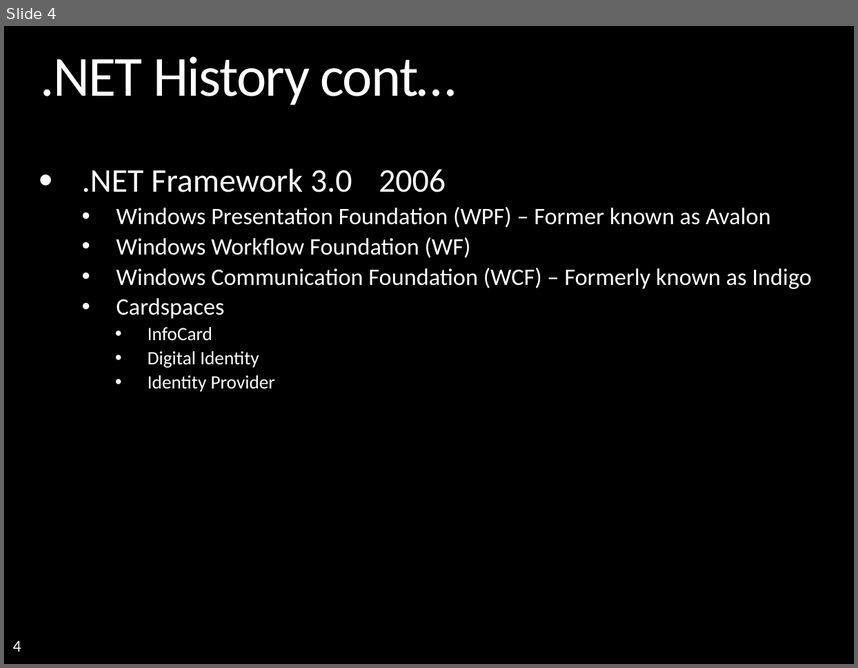
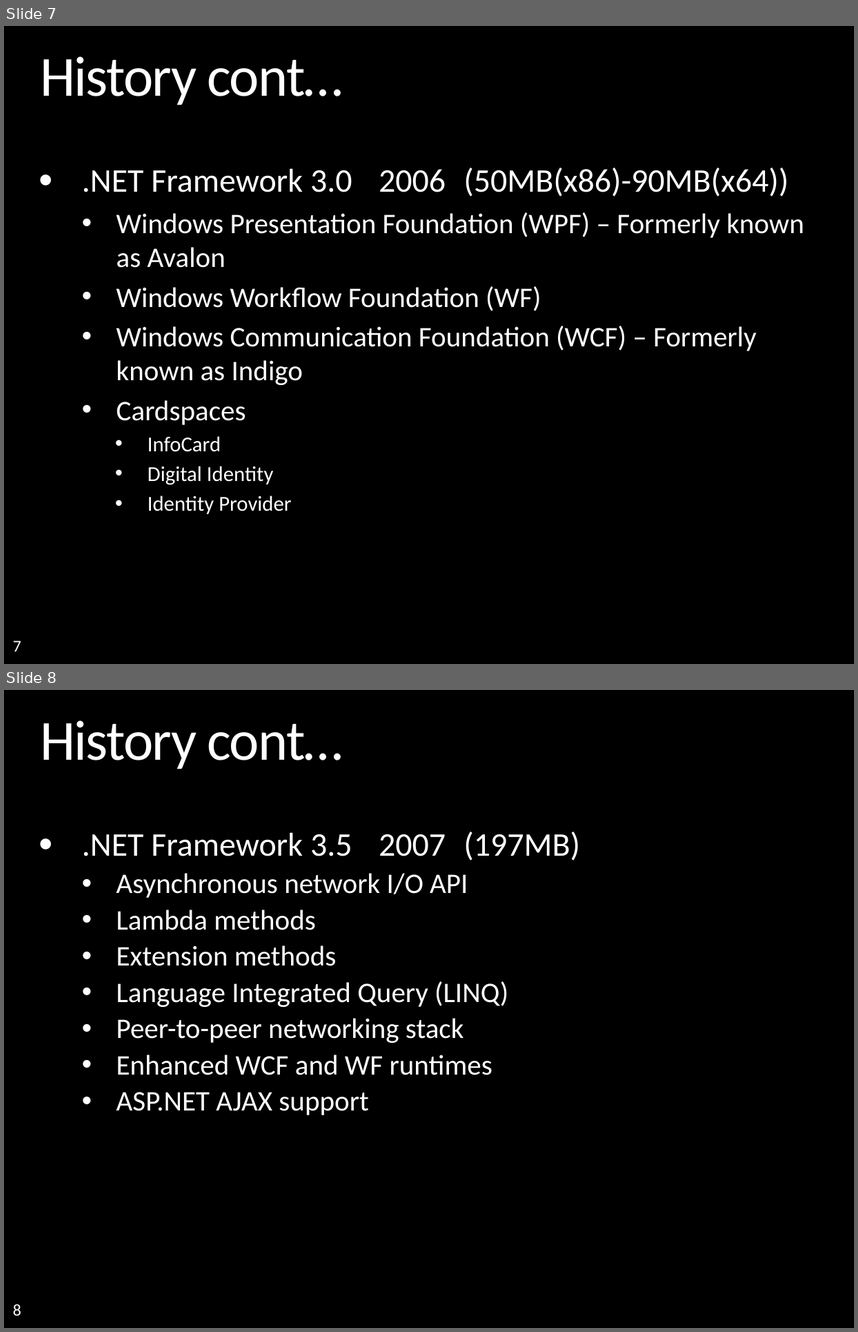
Before and after one commit to mattincode/teched2008, a slide deck: presentations/dotNET FW/TechEd - dotNET.pptx. Shown one above the other, each under a label of ours: slide 4 before the commit, slides 7 and 8 after it. The pictures are 858x668 and 858x1332 pixels, drawn with LibreOffice and Linux fonts; fonts in the diff are those of the drawing; background and template pictures are left out. Boxes give left, top, right and bottom in pixels: in the first picture for what was removed or moved away, otherwise in the second. Text is boxed around its words. In the diff, an @@ line names an element or a change of style, - is before the commit and + after.

```diff
--- a/presentations/dotNET FW/TechEd - dotNET.pptx
+++ b/presentations/dotNET FW/TechEd - dotNET.pptx
@@ slide 8 added at [4, 690, 854, 1328], background picture (left out); not listed: 1 template element that a slide beside it also shows @@
@@ title added at [40, 720, 343, 769], 48 pt, text #FFFFFF @@
+History cont…
@@ text added at [82, 831, 580, 1115], 24 pt, text #FFFFFF @@
+• .NET Framework 3.5 2007 (197MB)
+  • Asynchronous network I/O API
+  • Lambda methods
+  • Extension methods
+  • Language Integrated Query (LINQ)
+  • Peer-to-peer networking stack
+  • Enhanced WCF and WF runtimes
+  • ASP.NET AJAX support
@@ what was slide 4 is now slide 7 @@
@@ slide 7 changed as well @@
@@ title at [40, 56, 343, 105]: text changed @@
-.NET History cont…
+History cont…
@@ text at [82, 167, 804, 267]: text changed; size 20 to 24 pt @@
-• .NET Framework 3.0 2006
-  • Windows Presentation Foundation (WPF) – Former known as Avalon
+• .NET Framework 3.0 2006 (50MB(x86)-90MB(x64))
+  • Windows Presentation Foundation (WPF) – Formerly known as Avalon
@@ text at [116, 286, 757, 514]: size 20 to 24 pt in "Windows Workflow Foundation (WF)", "Windows Communication Foundation (WCF) – Formerly known ...", "Cardspaces"; size 16 to 18 pt in "InfoCard", "Digital Identity", "Identity Provider"; line spacing 0.9 to 1 @@
@@ page number at [13, 640, 21, 651]: text changed @@
-4
+7
```
Also in this commit, not shown: 3 other slides changed, 18 other slides added, 2 slides removed, 1 other file.
